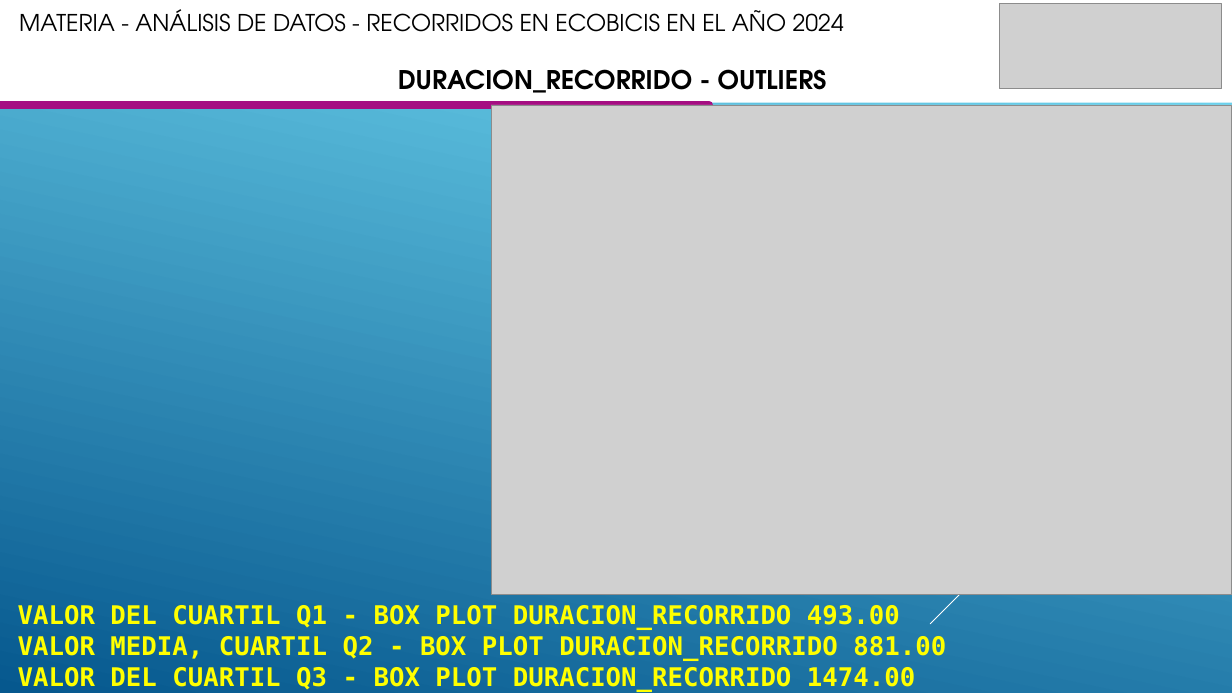
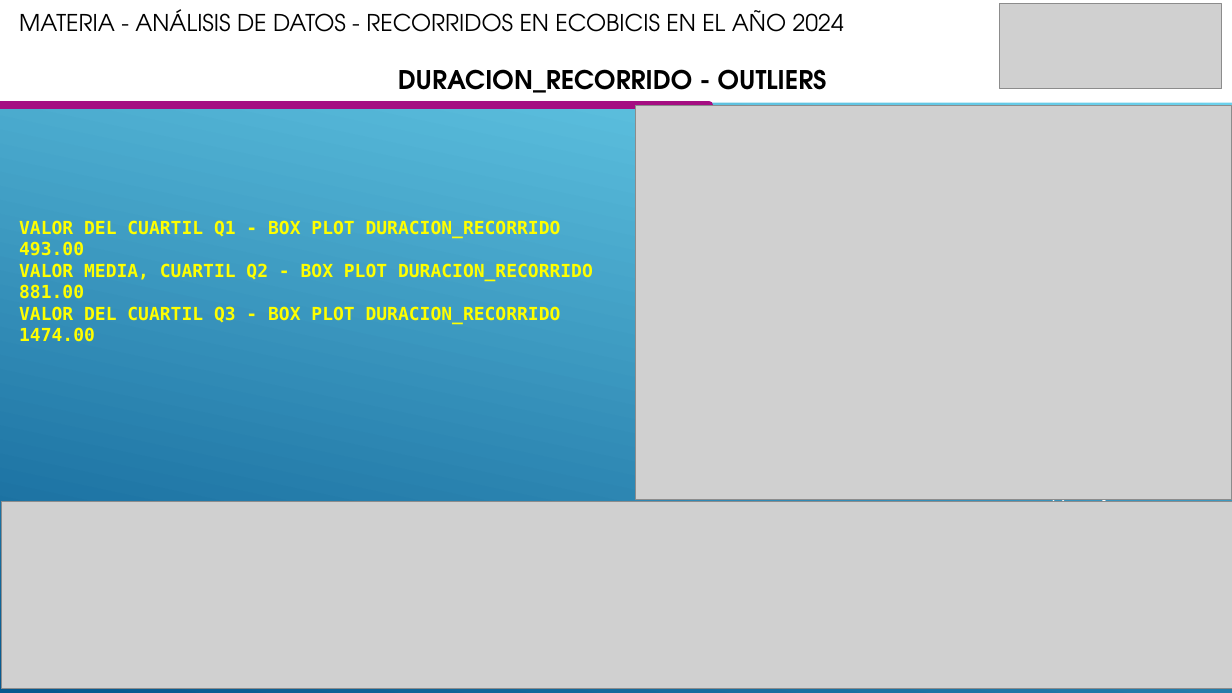
Before and after one commit to luigisan80/Analisis_Datos-, a slide deck: slide 5 of AdD_B12025_Grupo5.pptx (slide 4 before the commit). Drawn at 1232x693 pixels with LibreOffice and Linux fonts; fonts in the diff are those of the drawing; grey boxes stand for pictures. Boxes give left, top, right and bottom in pixels: in the first picture for what was removed or moved away, otherwise in the second. Text is boxed around its words. In the diff, an @@ line names an element or a change of style, - is before the commit and + after.

```diff
--- a/AdD_B12025_Grupo5.pptx
+++ b/AdD_B12025_Grupo5.pptx
@@ picture: place and size @@
-picture at box(492, 105, 1232, 595)
+picture at box(636, 105, 1232, 500)
@@ text "VALOR DEL CUARTIL Q1 - ...": place and size @@
-text "VALOR DEL CUARTIL Q1 - ..." at box(18, 605, 946, 692)
+text "VALOR DEL CUARTIL Q1 - ..." at box(19, 220, 593, 342)
@@ text "VALOR DEL CUARTIL Q1 - ..." at box(19, 220, 593, 342): size 20 to 14 pt @@
@@ picture added at box(1, 502, 1232, 689) @@
```
Also in this commit, not shown: 6 other slides changed, 2 slides added.
